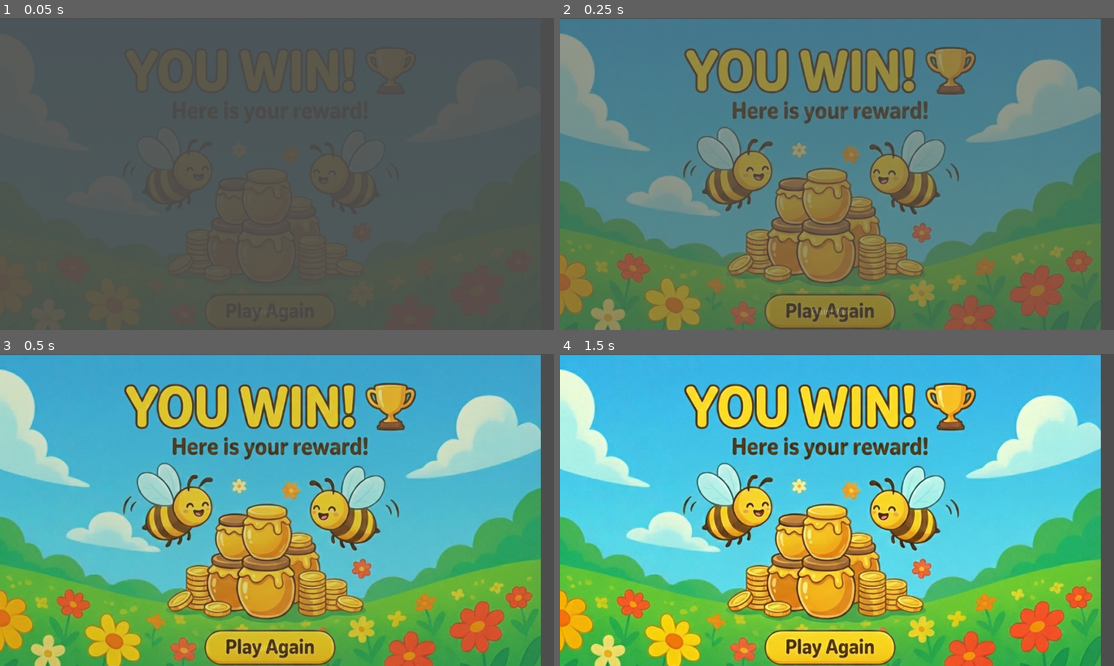
Above: before the commit, frames 1-4 (two rows, left to right).
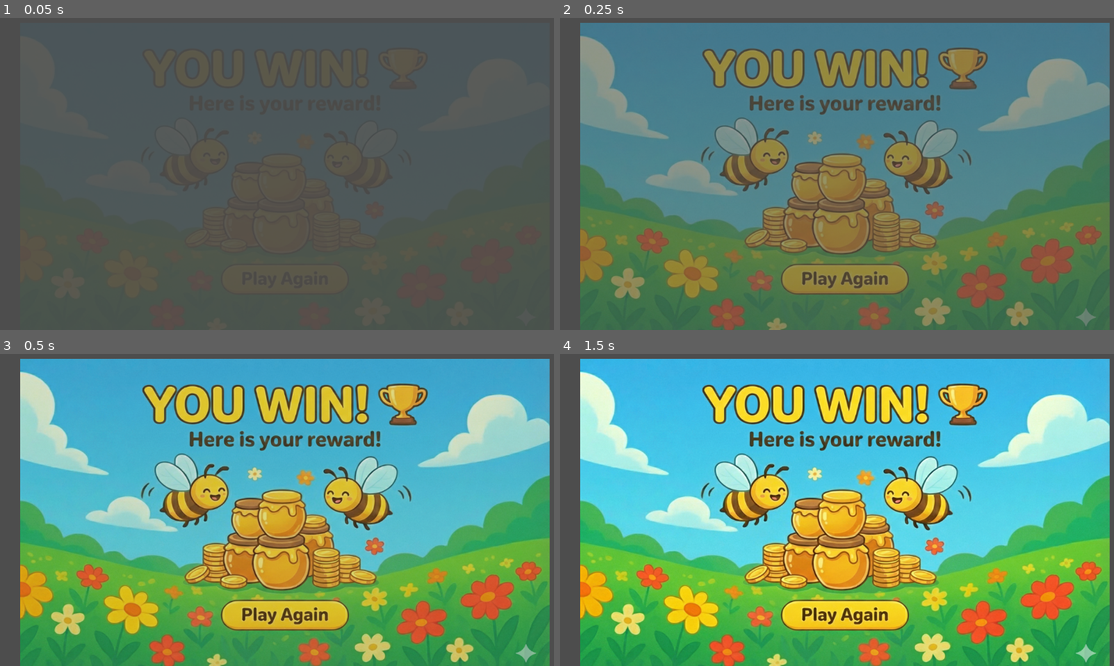
Above: after the commit, the same moments.

Repository: Lea-poh/SpringHunt
Game: Godot game, scene res://scenes/Endsceen.tscn
Two runs of this game, one before a commit and one after it. Both use one fixed random seed, a clock stepped at 60 frames per second and the inputs below. This scene is started directly instead of the project's main scene.
Inputs (mouse positions are in pixels of both pictures, inside the frame that each line leads up to):
- Up to frame 1 (0.05 s): no input
- Up to frame 2 (0.25 s): no input
- Up to frame 3 (0.5 s): no input
- Up to frame 4 (1.5 s): click (831, 647) at 0.5 s, where only the run before the commit has a clickable "Claim Win"; tap Enter at 1.25 s; hold Right (ui_right) from 1.28 s (still down)

The runs differ from the first frame. In frame 1, less than 0.1% of the frame differs, in the area x 45-52%, y 93-96%; in frame 2, 49%; in frame 3, 59%; in frame 4, 61%, in the area x 0-100%, y 0-100%.

Commit message:
small movements

Diff:
--- a/EndScreen.gd
+++ b/EndScreen.gd
@@ -1,5 +1,6 @@
 extends Node2D
 
+@onready var sprite = $Sprite2D
 
 # Called when the node enters the scene tree for the first time.
 func _ready():
@@ -15,21 +16,20 @@
 signal restart
 
 func set_results(score):
-	$Control/ScoreLabel.text = "Flowers: " + str(score)
-
+	# $Control/ScoreLabel.text = "Flowers: " + str(score)
 	if score > 5:
-		$Control/ResultLabel.text = "YOU WIN! 🏆 Here is your reward!"
+		sprite.texture = load("res://assets/you_win_changed.png")
 		$Control/SecretButton.visible = true
 	else:
-		$Control/ResultLabel.text = "YOU LOSE 💀"
+		sprite.texture = load("res://assets/you_lose.png")
 		$Control/RestartButton.visible = true
 
 
 func _on_secret_pressed():
-	$Control/ResultLabel.visible = false
 	$Control/ScoreLabel.visible = false
 	$Control/SecretButton.visible = false
-	$Control/SecretLabel.visible = true
+	sprite.texture = load("res://assets/secret.png")
+	$Control/RestartButton.visible = true
 
 func _on_restart_pressed():
 	restart.emit()
--- a/scenes/Endsceen.tscn
+++ b/scenes/Endsceen.tscn
@@ -14,50 +14,34 @@
 offset_right = 625.0
 offset_bottom = 315.0
 
-[node name="ResultLabel" type="Label" parent="Control"]
-layout_mode = 0
-offset_left = 31.0
-offset_top = -43.0
-offset_right = 73.0
-offset_bottom = -20.0
-
 [node name="ScoreLabel" type="Label" parent="Control"]
+visible = false
 layout_mode = 0
 offset_left = 30.0
 offset_top = -7.0
 offset_right = 77.0
 offset_bottom = 16.0
 
-[node name="SecretLabel" type="Label" parent="Control"]
+[node name="SecretButton" type="Button" parent="Control"]
 visible = false
-layout_mode = 0
-offset_left = -72.0
-offset_top = -5.0
-offset_right = 243.0
-offset_bottom = 18.0
-text = "You get a secret:
-There is another Taylor baby on the way."
-
-[node name="SecretButton" type="Button" parent="Control"]
 layout_mode = 0
 offset_left = -149.0
 offset_top = 295.0
 offset_right = 101.0
 offset_bottom = 375.0
-text = "Claim Win"
 
 [node name="RestartButton" type="Button" parent="Control"]
 visible = false
 layout_mode = 0
-offset_left = 11.0
-offset_top = 23.0
-offset_right = 19.0
-offset_bottom = 31.0
+offset_left = -137.0
+offset_top = 303.0
+offset_right = 81.0
+offset_bottom = 360.0
 text = "Restart"
 
 [node name="Sprite2D" type="Sprite2D" parent="."]
-position = Vector2(560, 376)
-scale = Vector2(0.9, 0.9)
+position = Vector2(591, 338)
+scale = Vector2(0.88037366, 0.7874248)
 texture = ExtResource("2_irkl0")
 
 [connection signal="pressed" from="Control/SecretButton" to="." method="_on_secret_pressed"]
--- a/scenes/Game.tscn
+++ b/scenes/Game.tscn
@@ -477,38 +477,8 @@
 tile_proxies/coords_level = [[3, Vector2i(0, 0)], [171, Vector2i(0, 0)], [4, Vector2i(0, 0)], [171, Vector2i(1, 0)], [5 …(7641 unchanged characters)…
 
 [node name="Game" type="Node2D" groups=["Game"]]
-position = Vector2(397, 433)
+position = Vector2(381, 433)
 script = ExtResource("1_phd0a")
-
-[node name="ParallaxBackground" type="ParallaxBackground" parent="."]
-
-[node name="ParallaxLayer" type="ParallaxLayer" parent="ParallaxBackground"]
-position = Vector2(397, 433)
-
-[node name="Sprite2D" type="Sprite2D" parent="ParallaxBackground/ParallaxLayer"]
-position = Vector2(191.50006, -96.00003)
-scale = Vector2(4.5195313, 2.7656248)
-texture = ExtResource("3_o1qho")
-
-[node name="Bee" type="CharacterBody2D" parent="."]
-position = Vector2(-67, 0)
-script = ExtResource("5_3vvtf")
-
-[node name="CollisionShape2D" type="CollisionShape2D" parent="Bee"]
-position = Vector2(-8, 1)
-shape = SubResource("CapsuleShape2D_qc1es")
-
-[node name="Area2D" type="Area2D" parent="Bee"]
-position = Vector2(-39, 26)
-
-[node name="CollisionShape2D" type="CollisionShape2D" parent="Bee/Area2D"]
-position = Vector2(32, -25)
-shape = SubResource("CapsuleShape2D_u3n6l")
-
-[node name="AnimatedSprite2D" type="AnimatedSprite2D" parent="Bee"]
-position = Vector2(-3, 2)
-sprite_frames = SubResource("SpriteFrames_ac1wl")
-animation = &"fly"
 
 [node name="Control" type="Control" parent="."]
 layout_mode = 3
@@ -530,6 +500,36 @@
 [node name="TimerLabel" type="Label" parent="Control/VBoxContainer"]
 layout_mode = 2
 
+[node name="ParallaxBackground" type="ParallaxBackground" parent="."]
+
+[node name="ParallaxLayer" type="ParallaxLayer" parent="ParallaxBackground"]
+position = Vector2(381, 433)
+
+[node name="Sprite2D" type="Sprite2D" parent="ParallaxBackground/ParallaxLayer"]
+position = Vector2(188.24995, -108.99997)
+scale = Vector2(4.7167964, 2.7578125)
+texture = ExtResource("3_o1qho")
+
+[node name="Bee" type="CharacterBody2D" parent="."]
+position = Vector2(-67, 0)
+script = ExtResource("5_3vvtf")
+
+[node name="CollisionShape2D" type="CollisionShape2D" parent="Bee"]
+position = Vector2(-8, 1)
+shape = SubResource("CapsuleShape2D_qc1es")
+
+[node name="Area2D" type="Area2D" parent="Bee"]
+position = Vector2(-39, 26)
+
+[node name="CollisionShape2D" type="CollisionShape2D" parent="Bee/Area2D"]
+position = Vector2(32, -25)
+shape = SubResource("CapsuleShape2D_u3n6l")
+
+[node name="AnimatedSprite2D" type="AnimatedSprite2D" parent="Bee"]
+position = Vector2(-3, 2)
+sprite_frames = SubResource("SpriteFrames_ac1wl")
+animation = &"fly"
+
 [node name="Flower" parent="." instance=ExtResource("9_vmqsw")]
 position = Vector2(141, -50)
 
@@ -559,6 +559,7 @@
 one_shot = true
 
 [node name="Walls" type="TileMapLayer" parent="."]
+position = Vector2(6, 0)
 tile_map_data = PackedByteArray("AAAMAPn/rAAaAAEAAAAMAPr/rAAaAAEAAAAMAPj/rAAJAAEAAAAMAPv/rAAaAAEAAAAMAPz/rAAaAAEAAAAMAP …(1328 unchanged characters)…
 tile_set = SubResource("TileSet_qy1jj")
 
Binary file added: assets/you_lose.png
Not shown, added: assets/you_lose.png.import
Binary file added: assets/you_win_changed.png
Not shown, added: assets/you_win_changed.png.import
Not shown, changed: .DS_Store
Not shown, changed: assets/.DS_Store
Not shown, added: assets/Illustrator_files/.DS_Store
Not shown, added: assets/Illustrator_files/you_win.ai
